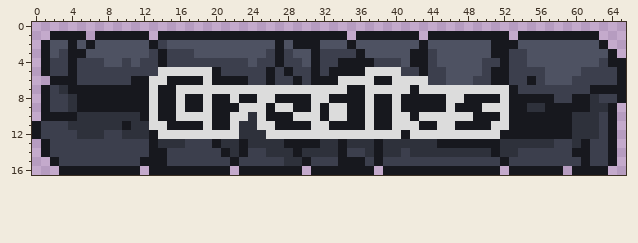
Two versions of one sprite sheet, 6a Game Jam - Nexus Studios Lite/Assets/Eric/Menu inicio/CreditsButtonPressed.png. That is the earlier state.
The file is 264x72 pixels, drawn in blocks of 4x4; one block is one cell here. The old version is drawn lined up with the new one, on the new canvas.
The same view after the edit:
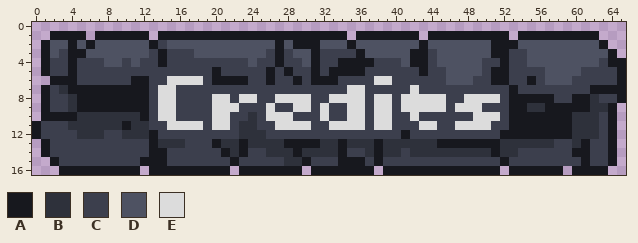
Palette (. is transparent): A #17181e  B #2e313b  C #3c3f4d  D #4e5262  E #dcdcdc
The exact change:
canvas 66x18 -> 66x17, the old top-left corner now at 0,-1 (the part of the old canvas that was cut away was empty and is not shown)
Changed rows in their new state; - is an unchanged pixel.
first column x 13:
 5 -CCCCCC-----------------CCCC------------
 6 CCEEEEC--------------CCCCEECCCC---------
 7 CEECCCCCCCCCCCCCCCCCCCEECCCCCECCCCCCCCCC
 8 CEECCCCEECEECCEEEECCEEEECEECEEEEECCEEEEC
 9 CEECCCCEEECCCECCEECECCEECEECEEEEECEEECCC
10 CEECCCCEECC-CEEECCCECCEECEECCECCCCCCEEEC
11 CCEEEECEEC--CCEEEECCEEEECEECCCEECCEEEECC
12 -CCCCCCCCC---CCCCCCCCCCCCCCC-CCCCCCCCCC-
Boxes around the changes in both pictures, in picture pixels (x1, y1, x2, y2):
changed: (149, 67, 509, 139)
